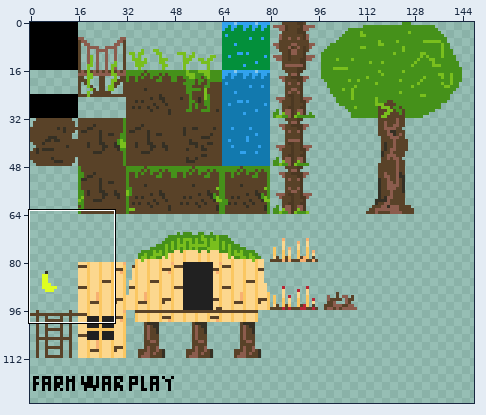
One commit to this sprite sheet: assets/graphics/tileset.png. The picture above shows the old version from afar; the outline marks the close-up.
Close-up. Old version:
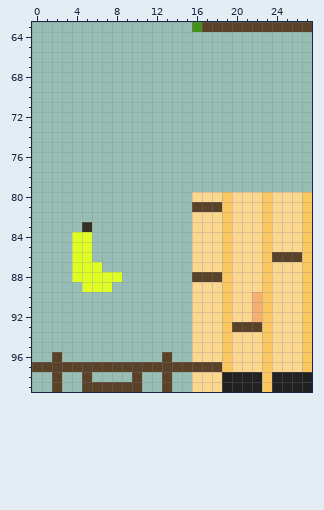
The file is 160x128 pixels. Shown: x 0..27, y 63..99. The wide view leaves out empty margins.
After:
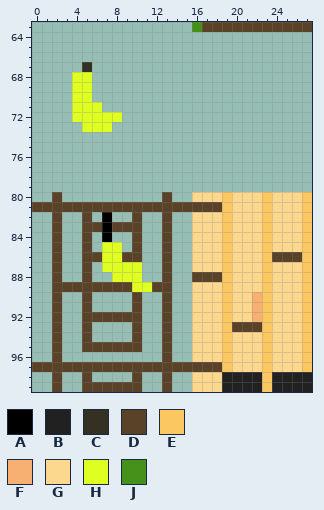
Palette (. is transparent): A #000000  B #212121  C #353024  D #594228  E #fbc761  F #f7b072  G #fcd78e  H #dffe21  J #45911a
Changes in this commit:
y 67: x 5 . -> C
y 68..70: x 4..5 .. -> HH
y 71: x 4..6 ... -> HHH
y 72: x 4..8 ..... -> HHHHH
y 73: x 5..7 ... -> HHH
y 80: x 2 . -> D; x 13 . -> D
y 81: x 0..15 ................ -> DDDDDDDDDDDDDDDD
y 82: x 2 . -> D; x 5 . -> D; x 7 . -> A; x 10 . -> D; x 13 . -> D
y 83: x 2 . -> D; x 5..10 C..... -> DDADDD; x 13 . -> D
y 84: x 2 . -> D; x 4..5 HH -> .D; x 7 . -> A; x 10 . -> D; x 13 . -> D
y 85: x 2 . -> D; x 4..5 HH -> .D; x 7..8 .. -> HH; x 10 . -> D; x 13 . -> D
y 86: x 2 . -> D; x 4..10 HH..... -> .DDHHDD; x 13 . -> D
y 87: x 2 . -> D; x 4..10 HHH.... -> .D.HHHH; x 13 . -> D
y 88: x 2 . -> D; x 4..7 HHHH -> .D..; x 9..10 .. -> HH; x 13 . -> D
y 89: x 2..13 ...HHH...... -> DDDDDDDDHHDD
y 90..91: x 2 . -> D; x 5 . -> D; x 10 . -> D; x 13 . -> D
y 92: x 2 . -> D; x 5..10 ...... -> DDDDDD; x 13 . -> D
y 93..94: x 2 . -> D; x 5 . -> D; x 10 . -> D; x 13 . -> D
y 95: x 2 . -> D; x 5..10 ...... -> DDDDDD; x 13 . -> D
Boxes around the changes in both close-ups, in picture pixels (x1, y1, x2, y2):
added: (72, 62, 122, 132)
changed: (32, 192, 192, 352)
